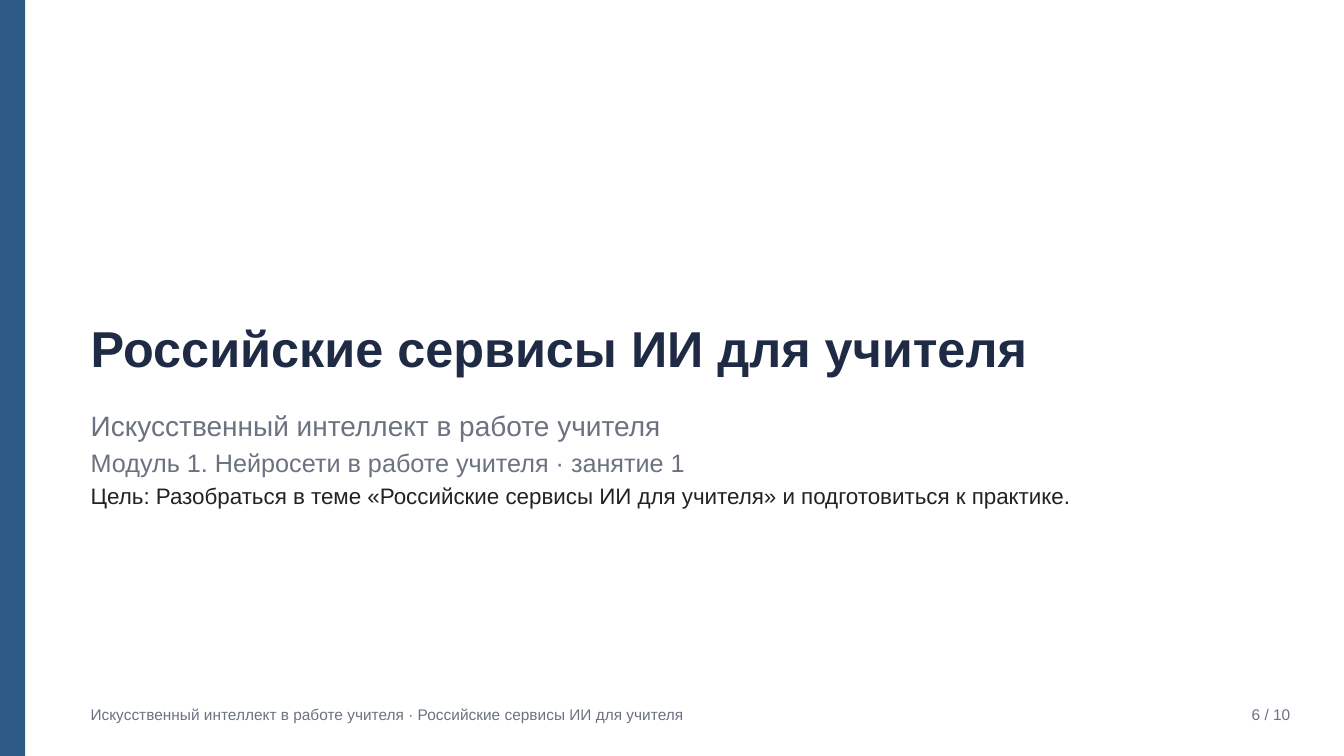
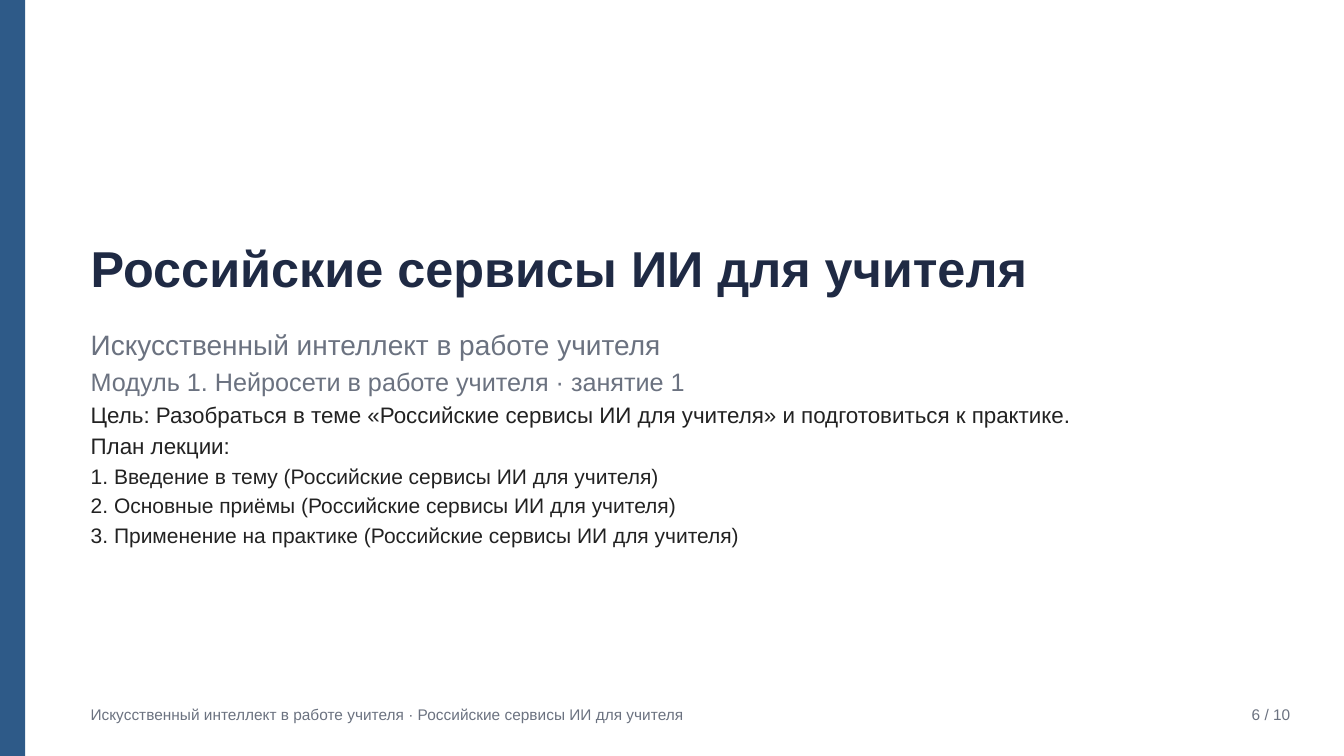
Before and after one commit to Turbo-Ananasik5362/hakaton, a slide deck: slide 6 of eval/samples/q2/slides.pptx. Drawn at 1344x756 pixels with LibreOffice and Linux fonts; fonts in the diff are those of the drawing. Boxes give left, top, right and bottom in pixels: in the first picture for what was removed or moved away, otherwise in the second. Text is boxed around its words. In the diff, an @@ line names an element or a change of style, - is before the commit and + after.

```diff
--- a/eval/samples/q2/slides.pptx
+++ b/eval/samples/q2/slides.pptx
@@ title "Российские сервисы ИИ для учителя": place and size @@
-title "Российские сервисы ИИ для учителя" at [91,329,1027,377]
+title "Российские сервисы ИИ для учителя" at [91,249,1027,297]
@@ subtitle "Искусственный интеллект в работе учителя": place and size @@
-subtitle "Искусственный интеллект в работе учителя" at [91,415,1070,509]
+subtitle "Искусственный интеллект в работе учителя" at [91,334,1070,547]
@@ subtitle at [91,438,739,547]: paragraphs added @@
+План лекции:
+1. Введение в тему (Российские сервисы ИИ для учителя)
+2. Основные приёмы (Российские сервисы ИИ для учителя)
+3. Применение на практике (Российские сервисы ИИ для учителя)
```
Also in this commit, not shown: 1 other slide changed, 58 other files.
